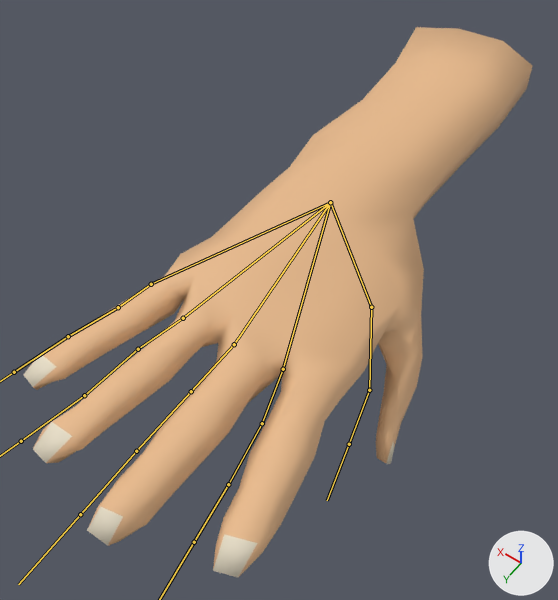
The FBX model Assets/Models/hand.fbx: old version first, new version second.
Before and after are seen from a camera (50 mm lens) standing at (-1.0, 2.41, 6.18) and looking at (1.85, -1.58, -0.08). Arrows for +X, +Y and +Z are at lower right; the lights stay in place. The bones that bend it are drawn over the model as lines.
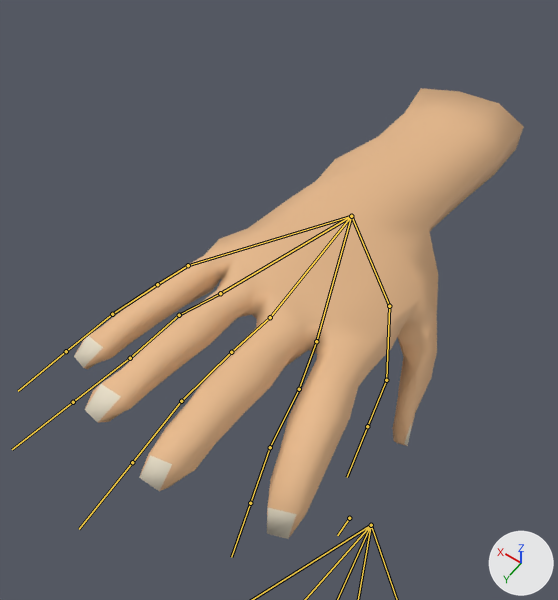
The newer file adds an action. The first version stands in its rest pose; the second is drawn at frame 1 of the action 'Armature|Idle'.

What the commit changed:
Bone 'Bone' (bone_bone) moves from (0.0, 0.0, 0.0) to (-0.321, -0.15, -0.66).
Bone 'Bone' (bone_bone) turns from (0, 0, 0) to (7, -9, -2) degrees about its own x, y and z.
Bone 'Bone.001' (bone_bone_001) moves from (0.0, 0.0, 0.0) to (-0.176, -0.447, -0.575).
Bone 'Bone.001' (bone_bone_001) turns from (0, 0, 0) to (11, -4, 0) degrees about its own x, y and z.
Bone 'Bone.007' (bone_bone_007) turns from (0, 0, 0) to (-7, 2, 0) degrees about its own x, y and z.
Bone 'Bone.008' (bone_bone_008) turns from (0, 0, 0) to (-11, 2, 0) degrees about its own x, y and z.
Bone 'Bone.009' (bone_bone_009) turns from (0, 0, 0) to (-31, 4, -1) degrees about its own x, y and z.
Bone 'Bone.002' (bone_bone_002) moves from (0.0, 0.0, 0.0) to (-0.072, -0.491, -0.562).
Bone 'Bone.002' (bone_bone_002) turns from (0, 0, 0) to (11, -2, 0) degrees about its own x, y and z.
Bone 'Bone.011' (bone_bone_011) turns from (0, 0, 0) to (-4, 0, 0) degrees about its own x, y and z.
Bone 'Bone.012' (bone_bone_012) turns from (0, 0, 0) to (-14, 0, 0) degrees about its own x, y and z.
Bone 'Bone.004' (bone_bone_004) moves from (0.0, 0.0, 0.0) to (0.058, -0.483, -0.57).
Bone 'Bone.004' (bone_bone_004) turns from (0, 0, 0) to (11, 1, 0) degrees about its own x, y and z.
Bone 'Bone.014' (bone_bone_014) turns from (0, 0, 0) to (-11, -1, 0) degrees about its own x, y and z.
Bone 'Bone.015' (bone_bone_015) turns from (0, 0, 0) to (-5, -1, 0) degrees about its own x, y and z.
Bone 'Bone.003' (bone_bone_003) moves from (0.0, 0.0, 0.0) to (0.181, -0.433, -0.584).
Bone 'Bone.003' (bone_bone_003) turns from (0, 0, 0) to (11, 4, 0) degrees about its own x, y and z.
Bone 'Bone.016' (bone_bone_016) turns from (0, 0, 0) to (-7, -1, 0) degrees about its own x, y and z.
Bone 'Bone.017' (bone_bone_017) turns from (0, 0, 0) to (-9, -2, 0) degrees about its own x, y and z.
Bone 'Bone.018' (bone_bone_018) turns from (0, 0, 0) to (-6, -1, 0) degrees about its own x, y and z.

Changed parts and their boxes (x1, y1, x2, y2) in the pictures (558 x 600 px):
'Cube', posed (12% narrower, 18% shorter): before (24, 27, 533, 577); after (74, 88, 524, 539)
bone 'Bone', root to tip: before (330, 202) to (371, 307); after (351, 216) to (389, 306)
bone 'Bone.001', root to tip: before (330, 202) to (283, 369); after (351, 216) to (316, 341)
bone 'Bone.007', root to tip: before (283, 369) to (262, 423); after (316, 341) to (299, 389)
bone 'Bone.008', root to tip: before (262, 423) to (228, 484); after (299, 389) to (270, 447)
bone 'Bone.009', root to tip: before (228, 484) to (194, 542); after (270, 447) to (250, 503)
bone 'Bone.002', root to tip: before (330, 202) to (234, 344); after (351, 216) to (270, 317)
bone 'Bone.011', root to tip: before (191, 391) to (136, 451); after (231, 352) to (181, 401)
bone 'Bone.012', root to tip: before (136, 451) to (80, 514); after (181, 401) to (132, 462)
bone 'Bone.004', root to tip: before (330, 202) to (183, 318); after (351, 216) to (220, 293)
bone 'Bone.014', root to tip: before (138, 349) to (84, 395); after (179, 315) to (130, 358)
bone 'Bone.015', root to tip: before (84, 395) to (21, 441); after (130, 358) to (73, 402)
bone 'Bone.003', root to tip: before (330, 202) to (151, 284); after (351, 216) to (188, 265)
bone 'Bone.016', root to tip: before (151, 284) to (118, 307); after (188, 265) to (157, 284)
bone 'Bone.017', root to tip: before (118, 307) to (68, 336); after (157, 284) to (112, 314)
bone 'Bone.018', root to tip: before (68, 336) to (14, 372); after (112, 314) to (66, 351)
